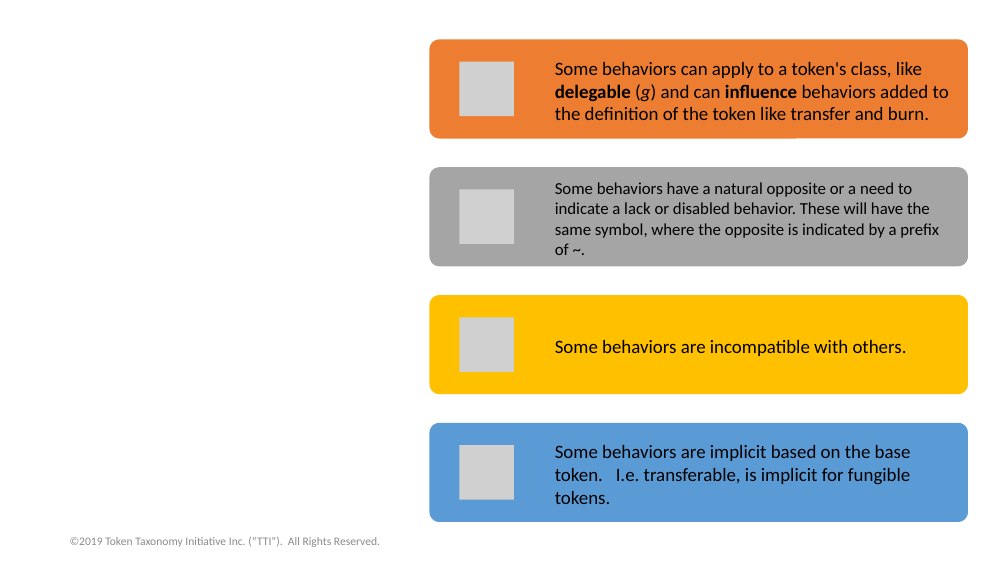
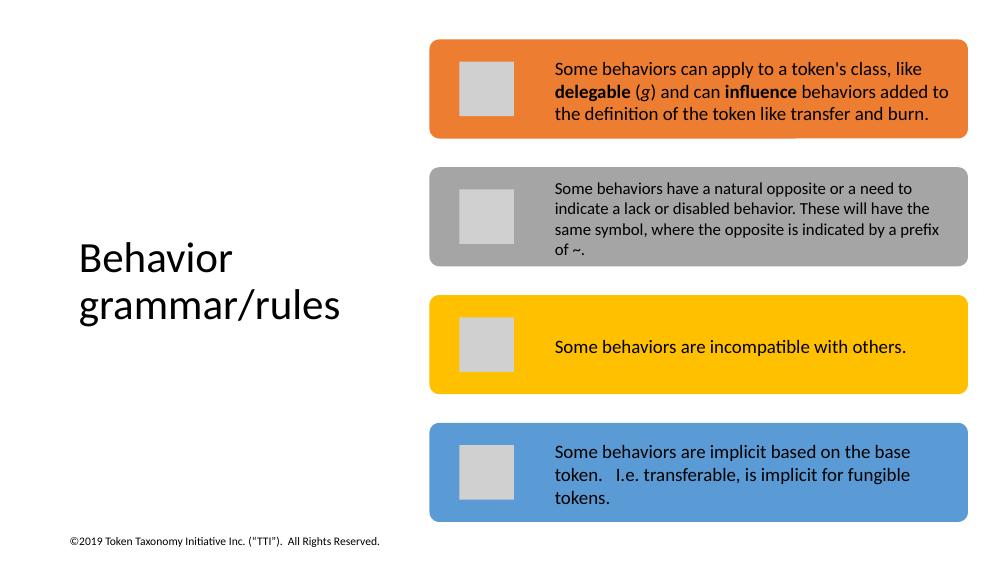
Before and after one commit to vipinsun/TokenTaxonomyFramework-pub, a slide deck: slide 19 of presentations/TTF-Presentation.pptx. Drawn at 1008x567 pixels with LibreOffice and Linux fonts; fonts in the diff are those of the drawing; grey boxes stand for pictures. Boxes give left, top, right and bottom in pixels: in the first picture for what was removed or moved away, otherwise in the second. Text is boxed around its words. In the diff, an @@ line names an element or a change of style, - is before the commit and + after.

```diff
--- a/presentations/TTF-Presentation.pptx
+++ b/presentations/TTF-Presentation.pptx
@@ title added at <box>79,242,341,327</box>, 41 pt, text #000000 @@
+Behavior grammar/rules
@@ text "©2019 Token Taxonomy Initiative Inc. ..." at <box>70,536,380,547</box>: text colour #8C8C8C to #000000 @@
```
Also in this commit, not shown: 10 other slides changed, 17 other files.
